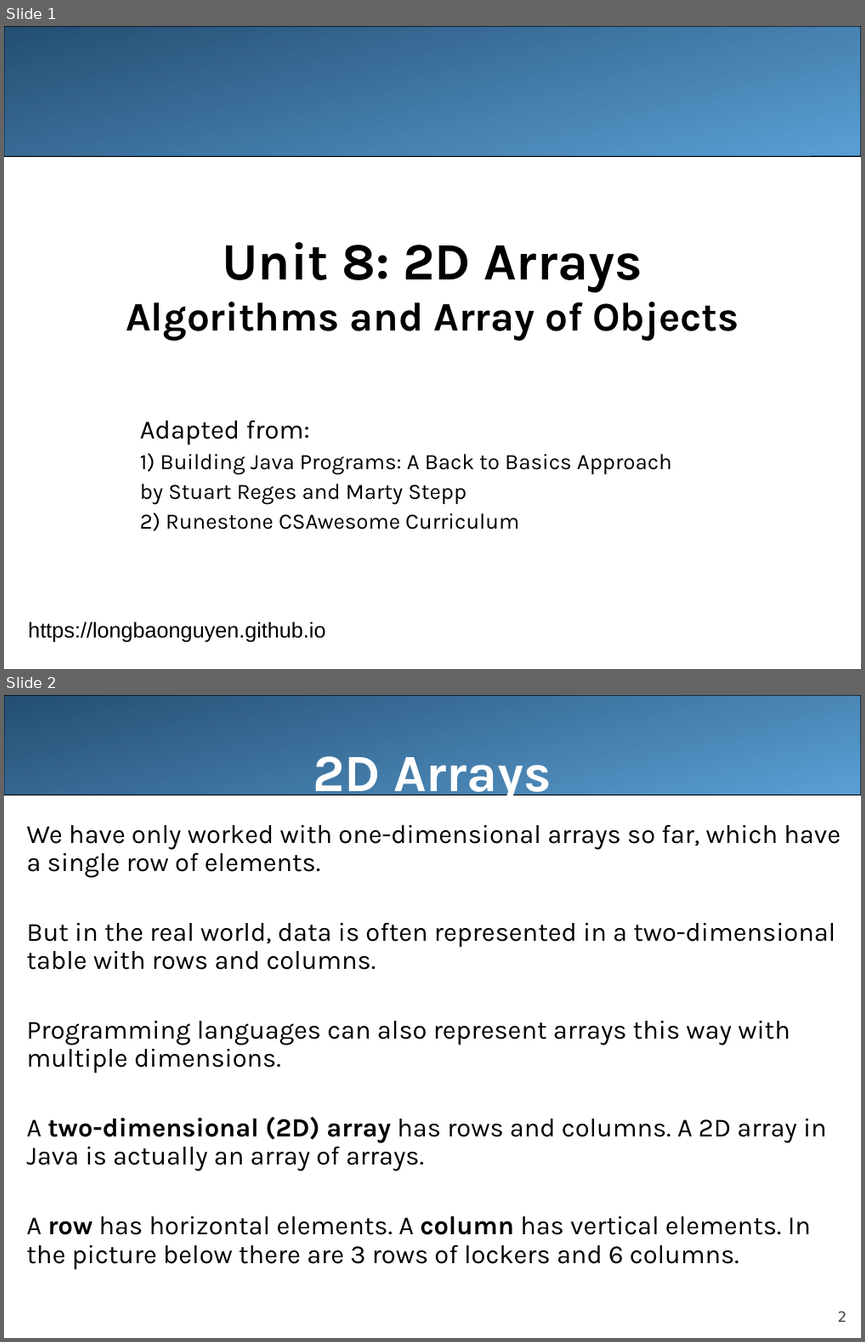
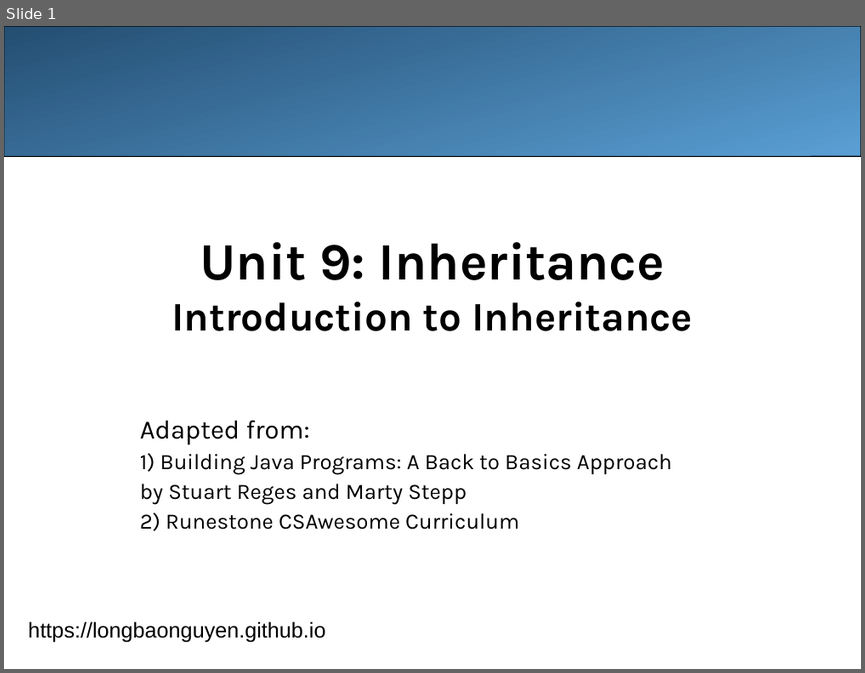
Before and after one commit to LongBaoNguyen/longbaonguyen.github.io, a slide deck: courses/apcsa/lecture21.ppt. Shown one above the other, each under a label of ours: slides 1 and 2 before the commit, slide 1 after it. The pictures are 865x1342 and 865x673 pixels, drawn with LibreOffice and Linux fonts; fonts in the diff are those of the drawing. Boxes give left, top, right and bottom in pixels: in the first picture for what was removed or moved away, otherwise in the second. Text is boxed around its words. In the diff, an @@ line names an element or a change of style, - is before the commit and + after.

```diff
--- a/courses/apcsa/lecture21.ppt
+++ b/courses/apcsa/lecture21.ppt
@@ slide 2 removed at (x1=4, y1=695, x2=861, y2=1338), background #FFFFFF @@
@@ rounded rectangle removed at (x1=4, y1=695, x2=861, y2=795) @@
@@ title removed at (x1=313, y1=756, x2=551, y2=804) @@
-2D Arrays
@@ text removed at (x1=27, y1=824, x2=840, y2=1269) @@
-We have only worked with one-dimensional arrays so far, which have a single row of elements.
-But in the real world, data is often represented in a two-dimensional table with rows and columns.
-Programming languages can also represent arrays this way with multiple dimensions.
-A two-dimensional (2D) array has rows and columns. A 2D array in Java is actually an array of arrays.
-A row has horizontal elements. A column has vertical elements. In the picture below there are 3 rows of lockers and 6 columns.
@@ page number removed at (x1=838, y1=1310, x2=847, y2=1321) @@
-2
@@ slide 1 changed as well @@
@@ title at (x1=172, y1=242, x2=693, y2=331): text changed @@
-Unit 8: 2D Arrays
-Algorithms and Array of Objects
+Unit 9: Inheritance
+Introduction to Inheritance
```
Also in this commit, not shown: 25 slides added, 23 other slides removed, 21 other files.
